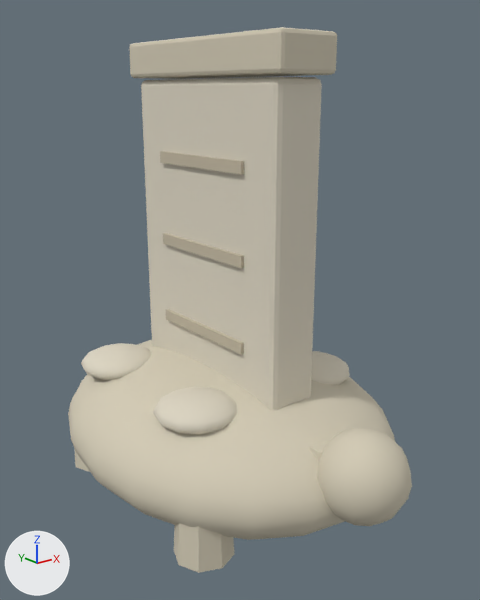
An edit to the glTF model public/models/stele.glb, drawn before and after from the same camera.
One viewpoint serves both versions: a camera (50 mm lens) standing at (-2.12, -2.79, 2.14) and looking at (0.06, -0.07, 1.05). Every picture has the same lights, and +X, +Y and +Z are marked at lower left. The older version comes first.

The first picture shows 'carve_b0', 'carve_b1', 'carve_b2', 'shell_bump0', 'shell_bump1', 'shell_bump3', 'stele', 'stele_cap', 'turtle_head', 'turtle_leg_-0.55_-0.55', 'turtle_leg_-0.55_0.55', 'turtle_neck', 'turtle_shell'.
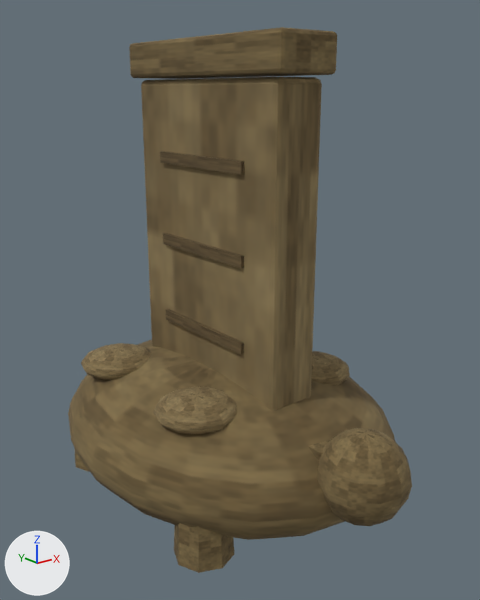
What differs and where, as boxes (x1, y1, x2, y2) in the pictures (480 x 600 px):
'stele', surface changed (pale yellow to brown): (141, 77, 322, 410) in both
'turtle_shell', surface changed (pale yellow to brown): (68, 340, 395, 540) in both
'stele_cap', surface changed (pale yellow to brown): (129, 27, 337, 79) in both
'turtle_head', surface changed (pale yellow to brown): (317, 428, 412, 526) in both
'shell_bump0', surface changed (pale yellow to brown): (153, 387, 237, 434) in both
'turtle_leg_-0.55_0.55', surface changed (pale yellow to brown): (174, 523, 235, 573) in both
'shell_bump3', surface changed (pale yellow to brown): (81, 343, 151, 380) in both
'carve_b0', surface changed (beige to brown): (160, 151, 244, 175) in both
'carve_b1', surface changed (beige to brown): (163, 233, 244, 268) in both
'shell_bump1', surface changed (pale yellow to brown): (311, 351, 350, 385) in both
'carve_b2', surface changed (beige to brown): (165, 309, 244, 354) in both
'turtle_neck', surface changed: (308, 429, 348, 461) in both
'turtle_leg_-0.55_-0.55', surface changed: (75, 451, 90, 472) in both

The change, as a list of edits to the scene's bpy script:
```text
Add img_tex_stone_8a7a5c:
    img_tex_stone_8a7a5c = load_image('tex_stone_8a7a5c', '_unpacked/tex_stone_8a7a5c', 128, 128, 'sRGB')
Add img_tex_stone_nrm:
    img_tex_stone_nrm = load_image('tex_stone_nrm', '_unpacked/tex_stone_nrm', 256, 256, 'Non-Color')
Add img_tex_stone_b9ac8d:
    img_tex_stone_b9ac8d = load_image('tex_stone_b9ac8d', '_unpacked/tex_stone_b9ac8d', 128, 128, 'sRGB')
Add img_tex_stone_a89a78:
    img_tex_stone_a89a78 = load_image('tex_stone_a89a78', '_unpacked/tex_stone_a89a78', 128, 128, 'sRGB')
Change mat_stone:
    remove # nodes: BsdfPrincipled, OutputMaterial
    remove # colours: pale yellow #d4ccb7
    nodes: BsdfPrincipled, Mapping x2, NormalMap, OutputMaterial, TexImage x2, UVMap x2
    uses the picture img_tex_stone_a89a78
    uses the picture img_tex_stone_nrm
Change mat_stone_light:
    remove # nodes: BsdfPrincipled, OutputMaterial
    remove # colours: pale yellow #ddd6c4
    nodes: BsdfPrincipled, Mapping x2, NormalMap, OutputMaterial, TexImage x2, UVMap x2
    uses the picture img_tex_stone_b9ac8d
    uses the picture img_tex_stone_nrm
Change mat_stone_dark:
    remove # nodes: BsdfPrincipled, OutputMaterial
    remove # colours: beige #c2b8a2
    nodes: BsdfPrincipled, Mapping x2, NormalMap, OutputMaterial, TexImage x2, UVMap x2
    uses the picture img_tex_stone_8a7a5c
    uses the picture img_tex_stone_nrm
```
